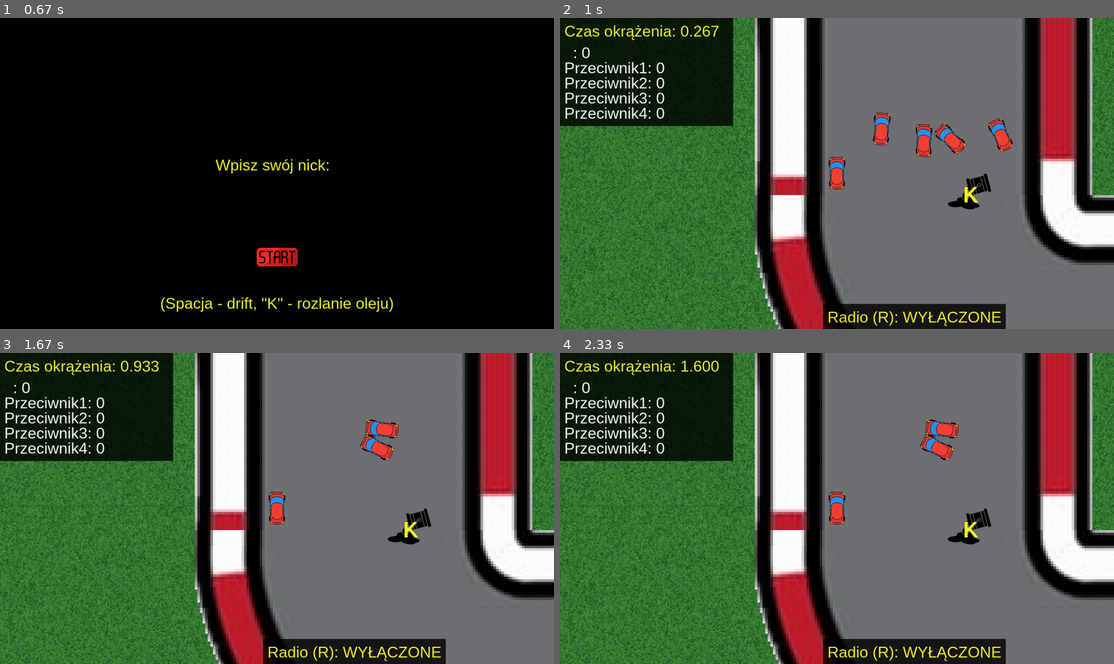
Above: before the commit, frames 1-4 (two rows, left to right).
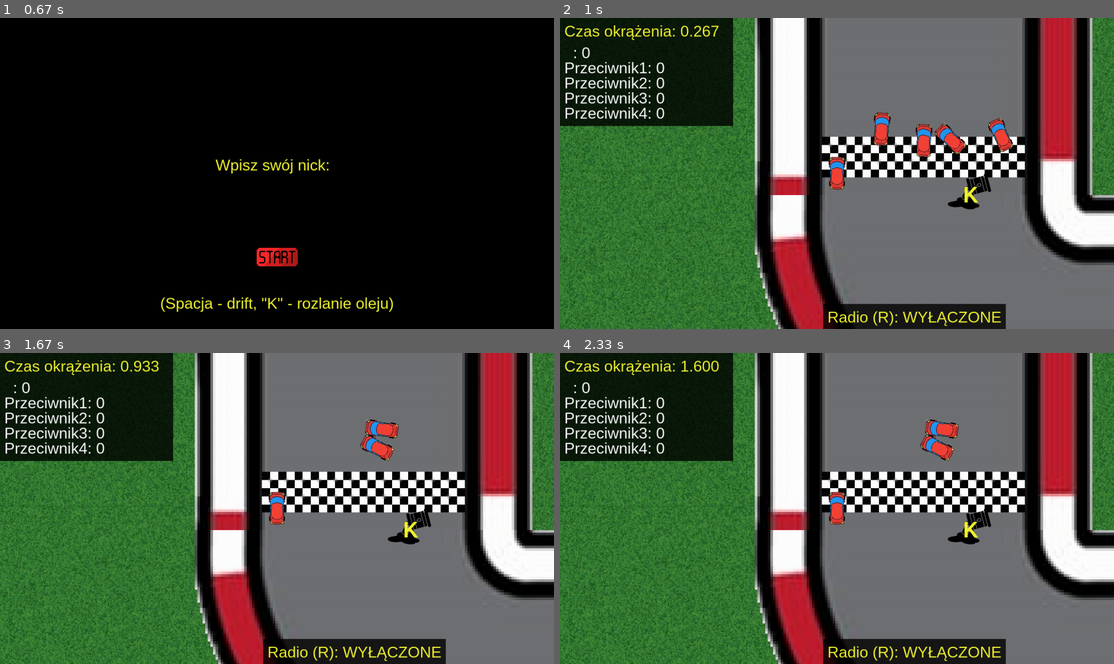
Above: after the commit, the same moments.

Repository: PiotrFurtak/Motorola
Game: pygame game, started from Main.py
The game is run twice, just before and just after one commit, with the same random seed, the same clock (stepped at 60 frames per second) and the same inputs.
Inputs (mouse positions are in pixels of both pictures, inside the frame that each line leads up to):
- Up to frame 1 (0.67 s): tap Space at 0.33 s
- Up to frame 2 (1 s): click (837, 257) at 0.72 s
- Up to frame 3 (1.67 s): tap Space at 1 s
- Up to frame 4 (2.33 s): click (1041, 617) at 1.88 s

Frame 1 is identical in both runs. In frame 2, 4.1% of the frame differs, in the area x 47-84%, y 38-52%; in frame 3, 4.6%; in frame 4, 4.6%.

Commit message:
Start/meta

Diff:
--- a/Game.py
+++ b/Game.py
@@ -23,6 +23,7 @@
         self.buffered = pygame.surface.Surface((8000, 8000)) # Tu będzie zbuforowany tor, w celu poprawy wydajności
         turn_img = pygame.image.load("imgs/turn.png")
         forward_img = pygame.image.load("imgs/forward.png")
+        start_finish_img = pygame.image.load("imgs/finish.png")
         self.track = get_level("level-1.txt",self.buffered,turn_img,forward_img) # Lista kawałków toru
         self.GRASS_IMG = pygame.image.load("imgs/grass.jpg")
         for x in range(0, 8001, self.GRASS_IMG.get_width()):       # Tworzymy w buforze tło zrobione z trawy
@@ -33,6 +34,8 @@
             oTrack.scale(6)
         for oTrack in self.track: # Rysujemy tor na buforze
             oTrack.draw(4000,4000)
+
+        self.buffered.blit(pygame.transform.scale_by(start_finish_img,4.7),(-2455+4000,815+4000)) # Rysujemy start/metę
 
         self.player = Car(self.window,self.track,(-2420,900),pygame.image.load("imgs/red-car.png"),(38,19),90,0)
         ai_amount = 4
